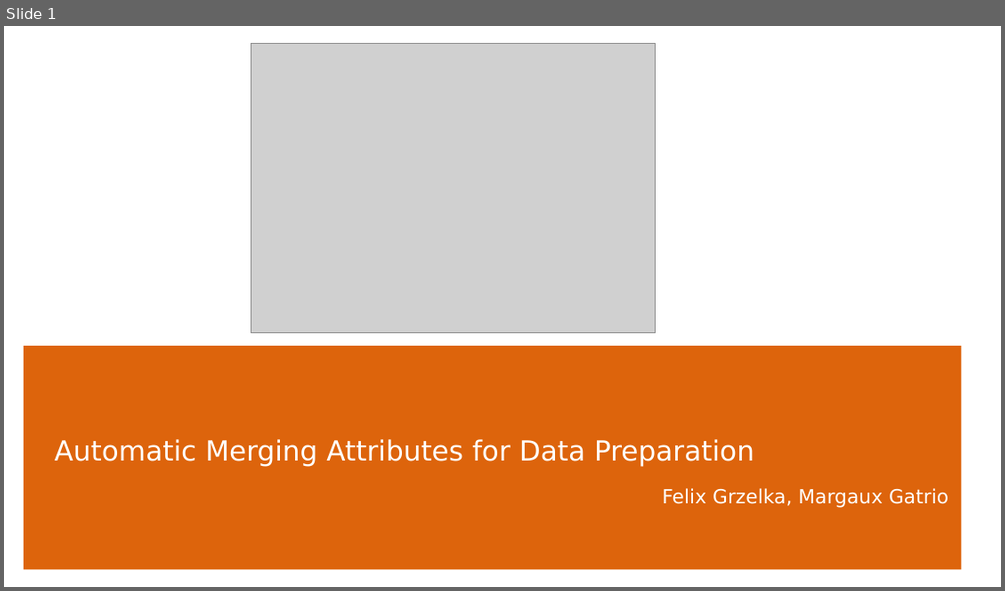
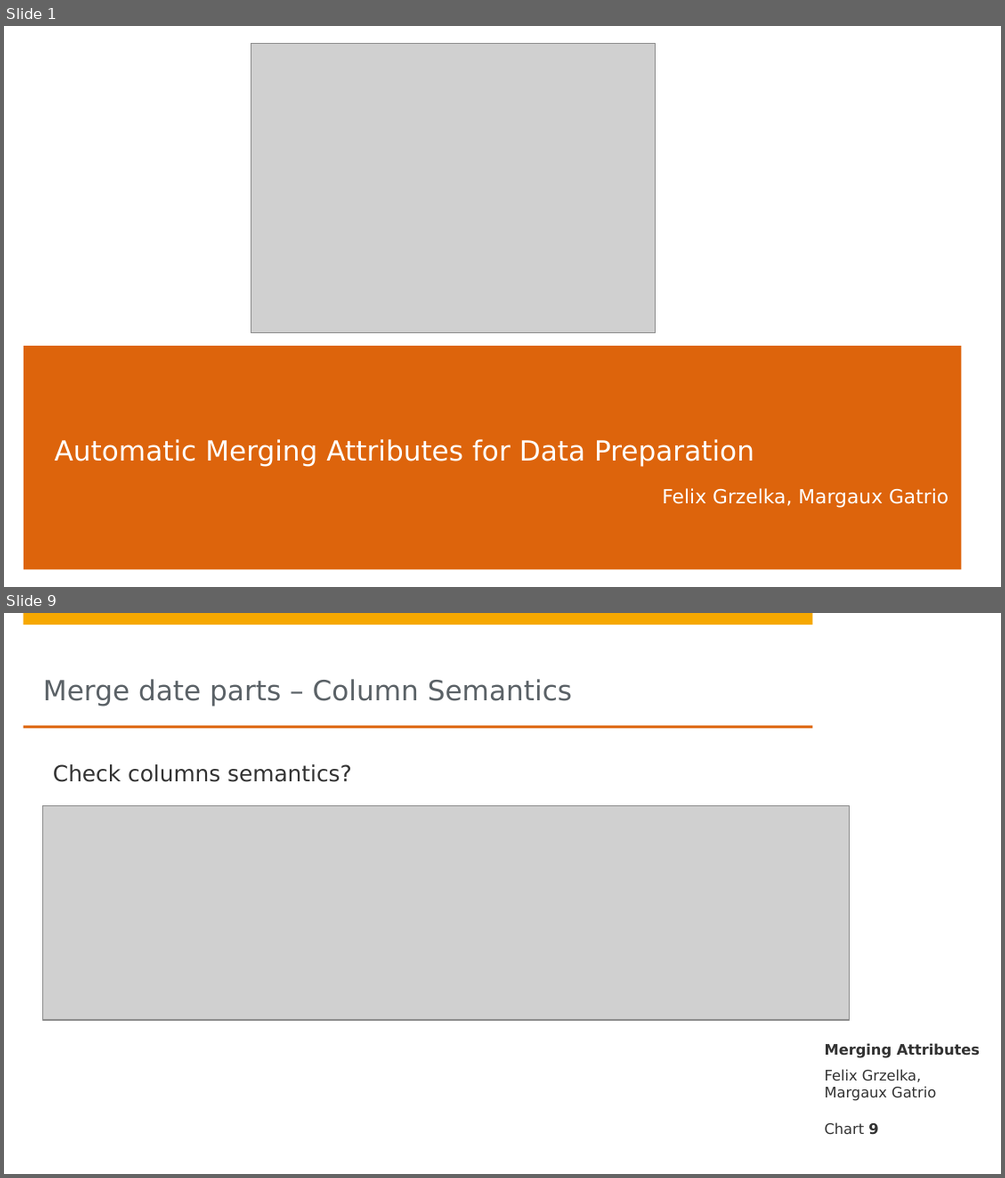
Before and after one commit to lanchiang/data-knoller, a slide deck: Grand_Präsi.pptx. Shown one above the other, each under a label of ours: slide 1 before the commit, slides 1 and 9 after it; the slides between them are not shown. The pictures are 1005x591 and 1005x1178 pixels, drawn with LibreOffice and Linux fonts; fonts in the diff are those of the drawing; grey boxes stand for pictures; background and template pictures are left out. Boxes give left, top, right and bottom in pixels: in the first picture for what was removed or moved away, otherwise in the second. Text is boxed around its words. In the diff, an @@ line names an element or a change of style, - is before the commit and + after.

```diff
--- a/Grand_Präsi.pptx
+++ b/Grand_Präsi.pptx
@@ slide 9 added at <box>4,613,1001,1174</box>, background #FFFFFF; not listed: 2 template elements that a slide beside it also shows @@
@@ title added at <box>43,679,572,706</box>, 20 pt, text #5A6166 @@
+Merge date parts – Column Semantics
@@ rectangle added at <box>833,707,989,726</box>, fill #FFFFFF @@
@@ rectangle added at <box>23,726,812,729</box>, fill #DD640C @@
@@ text added at <box>53,764,352,782</box>, 16 pt, text #323232 @@
+Check columns semantics?
@@ picture added at <box>43,806,849,1021</box> @@
@@ text added at <box>825,1043,979,1058</box>, 10.5 pt, text #323232, bold @@
+Merging Attributes
@@ text added at <box>825,1069,936,1101</box>, 10.5 pt, text #323232 @@
+Felix Grzelka, Margaux Gatrio
@@ page number added at <box>825,1122,878,1135</box>, 10.5 pt, text #323232 @@
+Chart 9
```
Also in this commit, not shown: 5 slides changed, 5 other slides added, 4 slides removed.
